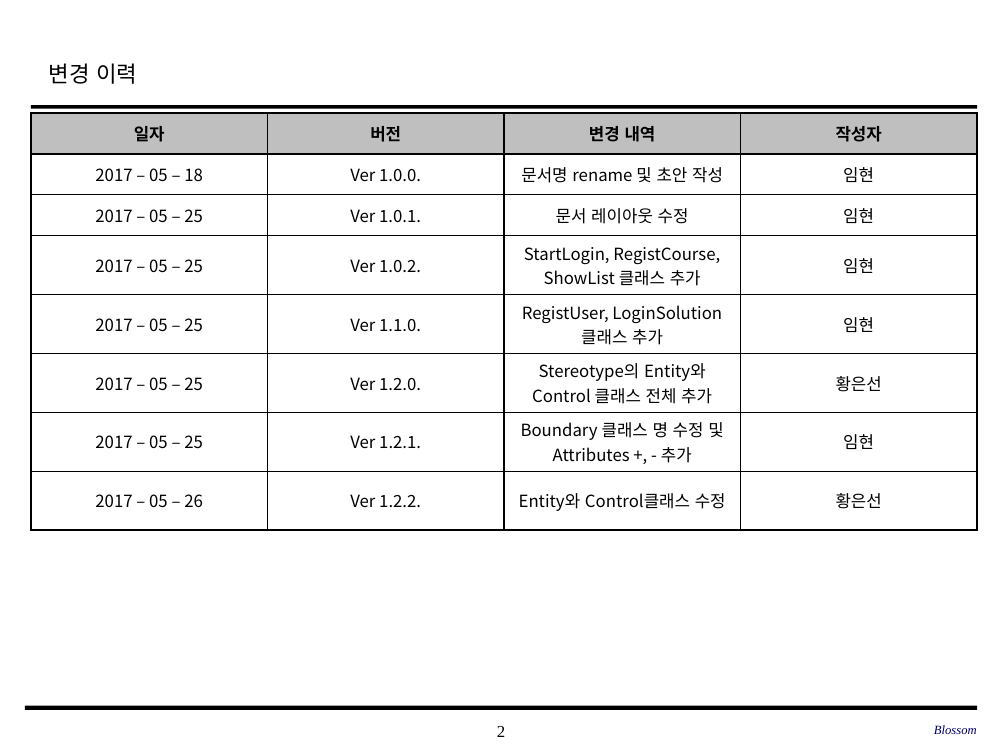
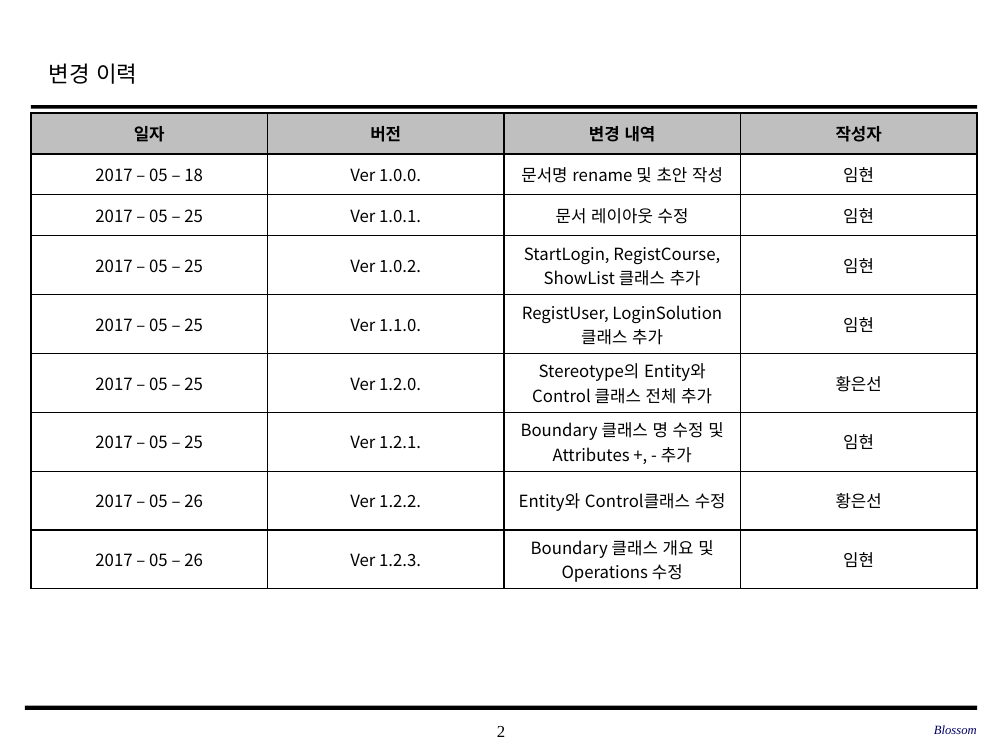
Before and after one commit to SE-admin/SE2017_6_blossom, a slide deck: slide 2 of doc/3_ 설계서/Class Design_6_blossom.pptx. Drawn at 1008x756 pixels with LibreOffice and Linux fonts; fonts in the diff are those of the drawing; background and template pictures are left out. Boxes give left, top, right and bottom in pixels: in the first picture for what was removed or moved away, otherwise in the second. Text is boxed around its words. In the diff, an @@ line names an element or a change of style, - is before the commit and + after.

Commit message:
2017 - 05 - 26	Ver 1.2.3.	Boundary 클래스 개요 및 Operations 수정	임현

```diff
--- a/doc/3_ 설계서/Class Design_6_blossom.pptx
+++ b/doc/3_ 설계서/Class Design_6_blossom.pptx
@@ table at <box>31,113,979,586</box> @@
+row 9: 2017 – 05 – 26 | Ver 1.2.3. | Boundary 클래스 개요 및 Operations 수정 | 임현
```
Also in this commit, not shown: 23 other slides changed.
